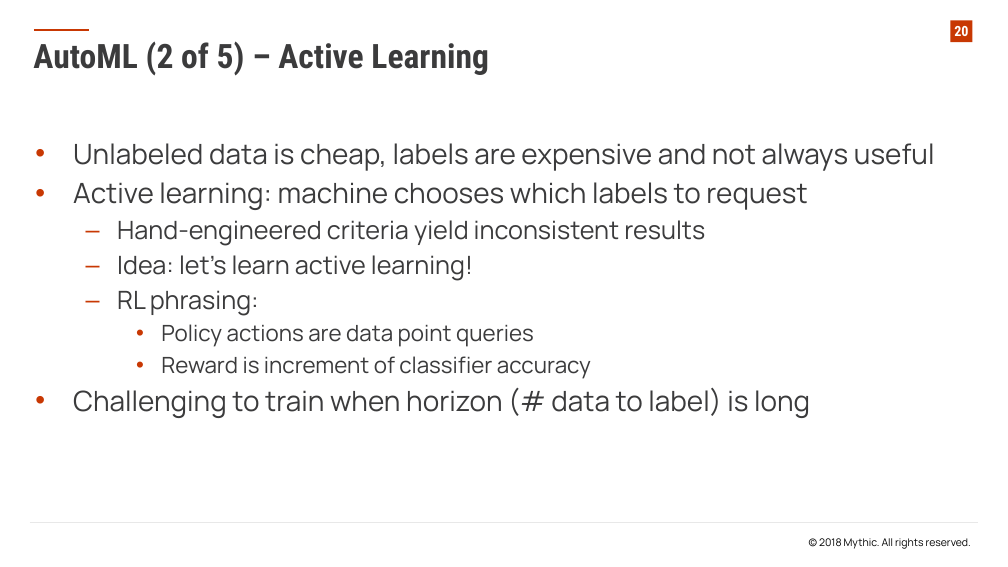
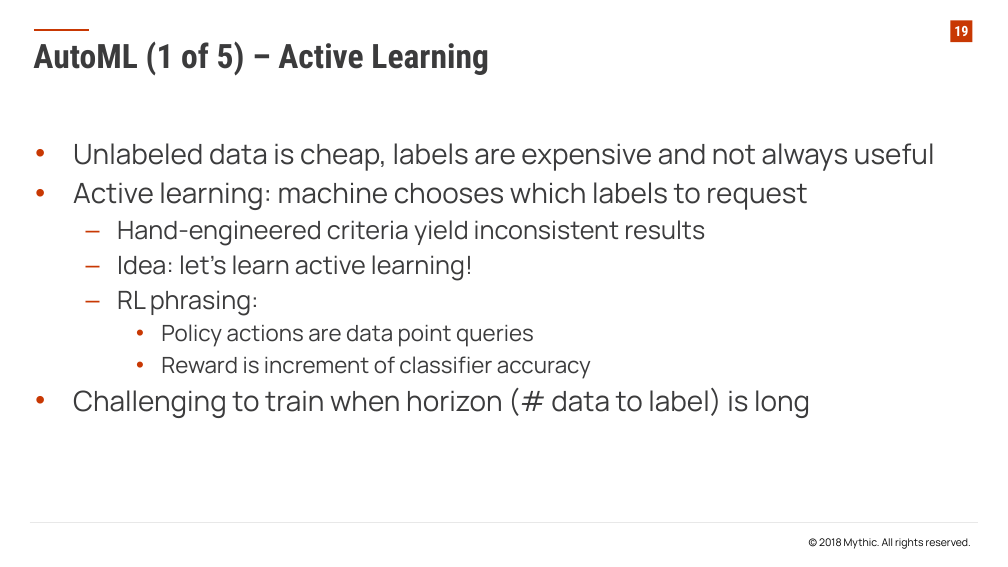
Before and after one commit to EbTech/ICML-2018, a slide deck: slide 19 of ICML 2018 Presentation.pptx (slide 20 before the commit). Drawn at 1008x567 pixels with LibreOffice and Linux fonts; fonts in the diff are those of the drawing; background and template pictures are left out. Boxes give left, top, right and bottom in pixels: in the first picture for what was removed or moved away, otherwise in the second. Text is boxed around its words. In the diff, an @@ line names an element or a change of style, - is before the commit and + after.

```diff
--- a/ICML 2018 Presentation.pptx
+++ b/ICML 2018 Presentation.pptx
@@ page number at [954, 26, 968, 36]: text changed @@
-20
+19
@@ text at [33, 41, 489, 75]: text changed @@
-AutoML (2 of 5) – Active Learning
+AutoML (1 of 5) – Active Learning
```
Also in this commit, not shown: 5 other slides changed.
